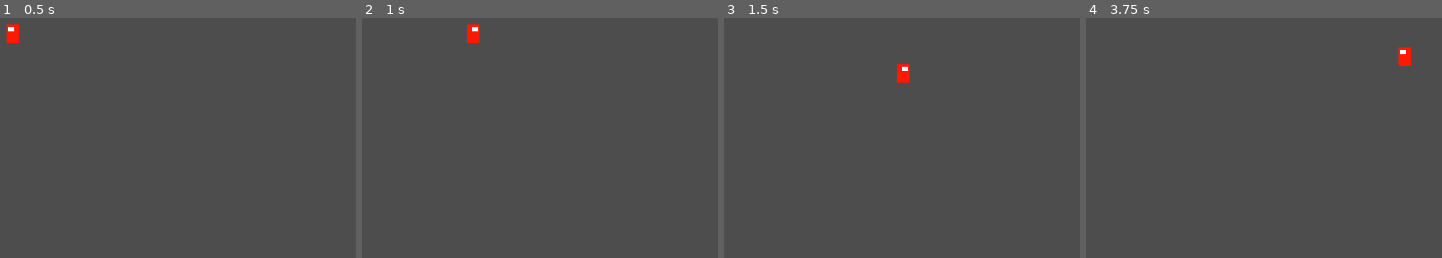
Above: before the commit, frames 1-4 (left to right).
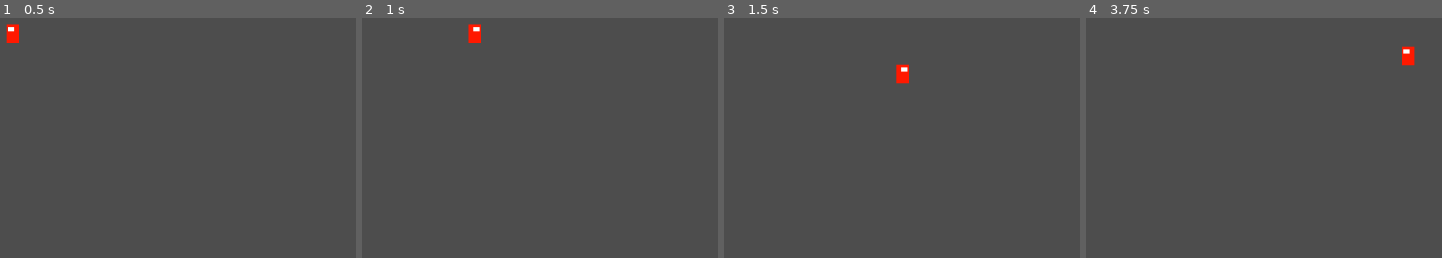
Above: after the commit, the same moments.

Repository: Sfafg/Dr.-Sudra
Game: Godot game, scene res://node_2d.tscn
Two runs of this game, one before a commit and one after it. Both use one fixed random seed, a clock stepped at 60 frames per second and the inputs below.
Inputs:
- Up to frame 1 (0.5 s): no input
- Up to frame 2 (1 s): tap Enter at 0.5 s; hold D from 0.53 s (still down)
- Up to frame 3 (1.5 s): release D at 1.28 s; hold S from 1.28 s (still down)
- Up to frame 4 (3.75 s): release S at 2.03 s; hold D 2.03-2.78 s; hold W 2.78-3.53 s; hold A from 3.53 s (still down)

Frame 1 is identical in both runs. In frame 2, 0.1% of the frame differs, in the area x 29-34%, y 2-11%; in frame 3, 0.1%; in frame 4, 0.3%, in the area x 87-93%, y 11-20%.

Commit message:
Poprawa nanoszenia animacji kroku

Diff:
--- a/Scripts/Movement.gd
+++ b/Scripts/Movement.gd
@@ -13,16 +13,17 @@
 	moveDirection.x += float(Input.is_key_pressed(KEY_D) || Input.is_key_pressed(KEY_RIGHT)) - float(Input.is_key_pressed(KEY_A) || Input.is_key_pressed(KEY_LEFT))
 	moveDirection.y += float(Input.is_key_pressed(KEY_S) || Input.is_key_pressed(KEY_DOWN)) - float(Input.is_key_pressed(KEY_W) || Input.is_key_pressed(KEY_UP))
 
-	# Jeśli obiekt sie nie porusza, to zrestartuj animację kroku.
-	if(moveDirection.length() == 0):
+	# Jeśli gracz nie wysyła zadnego inputu,
+	# to zrestartuj animację kroku oraz oraz jej nie używaj.
+	var stepAnimation = 1
+	if(moveDirection.x == 0 && moveDirection.y == 0):
 		stepAnimationTimer = 0
 	else:
+		# Obliczanie animacji kroku na podstawie funkcji sinus i ograniczenie jej od 1 - stepInfluence do 1.
+		stepAnimation = sin(stepAnimationTimer * stepFrequency) * 0.5 + 0.5
+		stepAnimation = clamp(stepAnimation + 1 - stepAnimationInfluence, 1 - stepAnimationInfluence, 1)
+		stepAnimationTimer += delta
 		moveDirection = moveDirection.normalized()
-
-	# Obliczanie animacji kroku na podstawie funkcji sinus i ograniczenie jej od 1 - stepInfluence do 1.
-	var stepAnimation = sin(stepAnimationTimer * stepFrequency) * 0.5 + 0.5
-	stepAnimation = clamp(stepAnimation + 1 - stepAnimationInfluence, 1 - stepAnimationInfluence, 1)
-	stepAnimationTimer += delta
 
 	# Obliczanie prędkości, którą ma osiągnąć objekt.
 	var targetVelocity = moveDirection * maxSpeed
